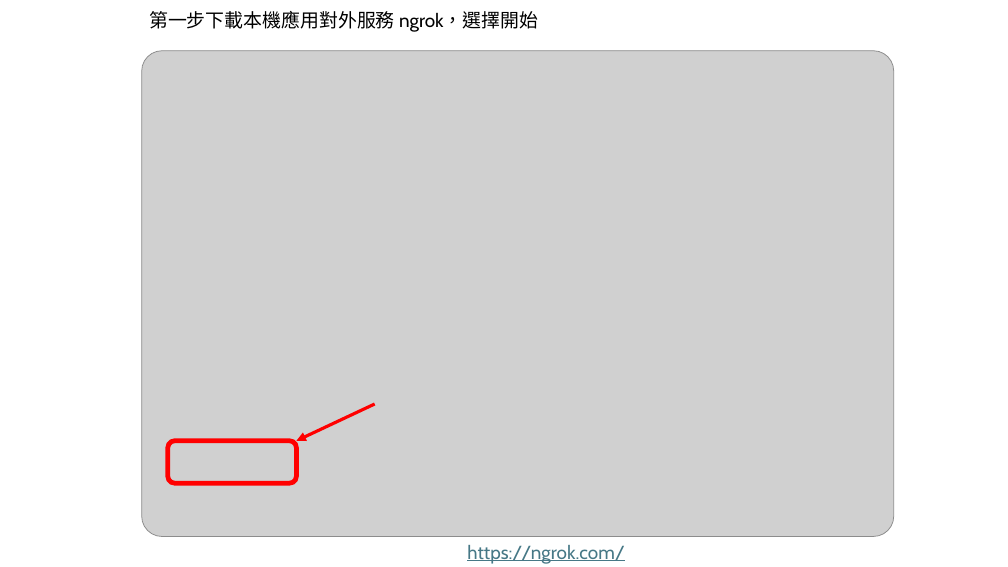
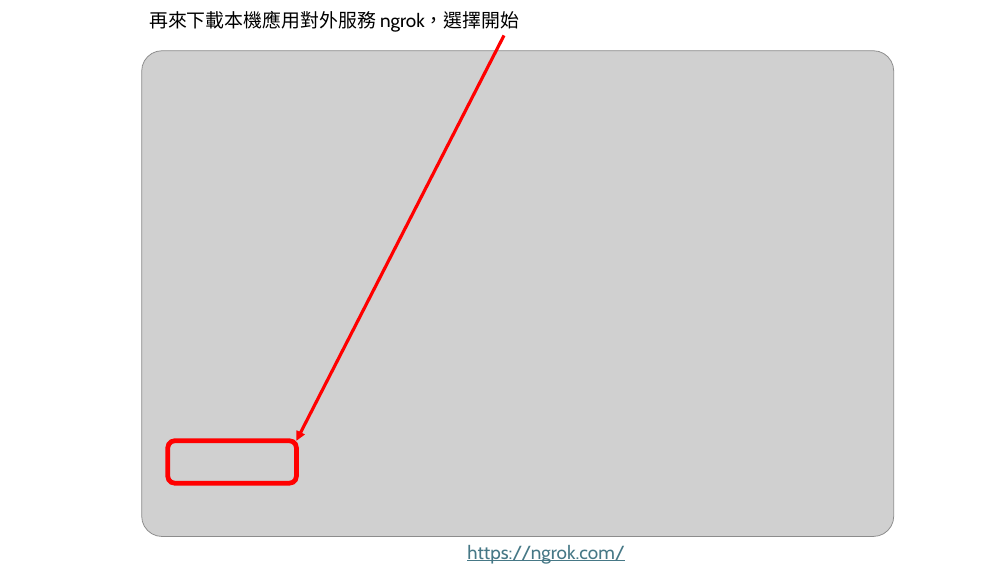
Before and after one commit to LuarnAI/Local_Docker_ngrok_n8n_Ollama_gpt-oss, a slide deck: slide 2 of localLLMn8n.pptx. Drawn at 1008x567 pixels with LibreOffice and Linux fonts; fonts in the diff are those of the drawing; grey boxes stand for pictures. Boxes give left, top, right and bottom in pixels: in the first picture for what was removed or moved away, otherwise in the second. Text is boxed around its words. In the diff, an @@ line names an element or a change of style, - is before the commit and + after.

```diff
--- a/localLLMn8n.pptx
+++ b/localLLMn8n.pptx
@@ text at [149, 11, 519, 32]: text changed @@
-第一步下載本機應用對外服務 ngrok，選擇開始
+再來下載本機應用對外服務 ngrok，選擇開始
@@ arrow moved from (375, 404) - (296, 441) to (504, 36) - (296, 441) @@
```
Also in this commit, not shown: 3 other slides changed, 1 slide added, 1 slide removed.
